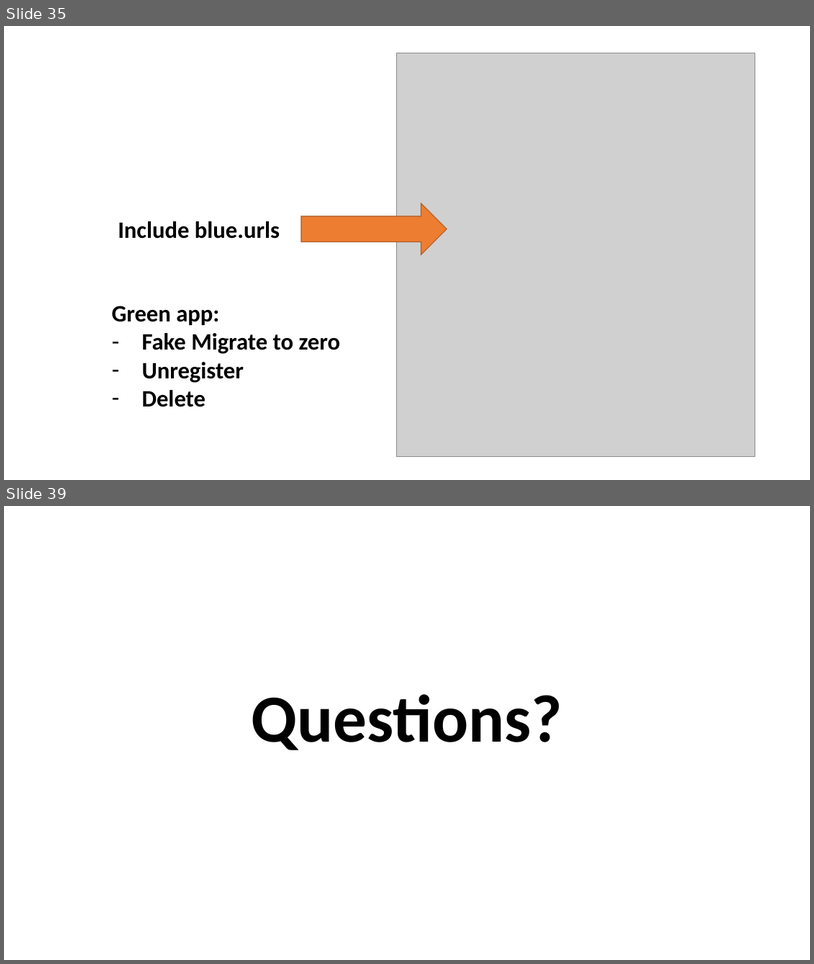
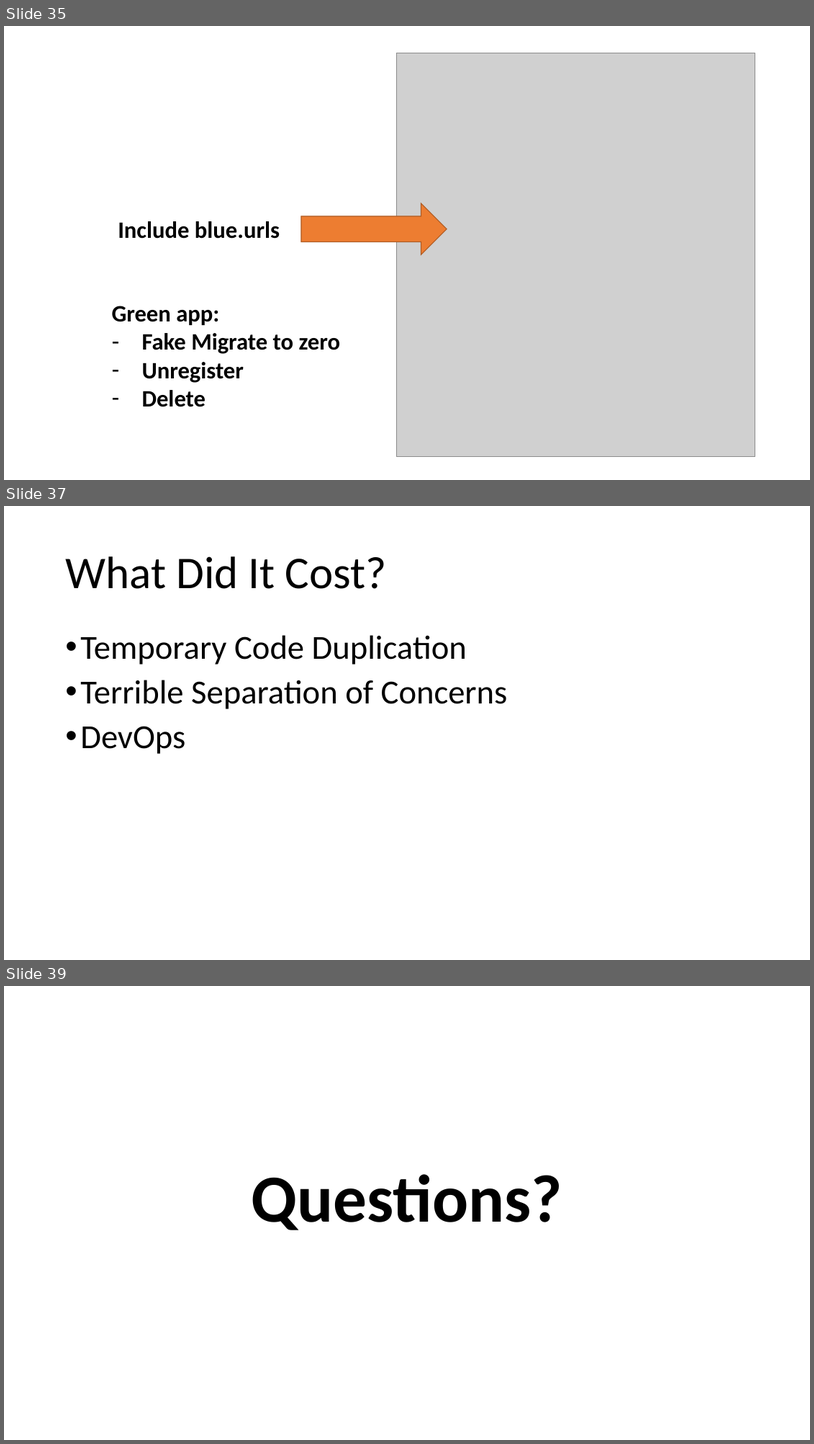
Before and after one commit to yotammanor/bluegreenbooks, a slide deck: PyWebIL - App Based Blue Green Migrations With Django.pptx. Shown one above the other, each under a label of ours: slides 35 and 39 before the commit, slides 35, 37 and 39 after it; the slides between them are not shown. The pictures are 814x964 and 814x1444 pixels, drawn with LibreOffice and Linux fonts; fonts in the diff are those of the drawing; grey boxes stand for pictures. Boxes give left, top, right and bottom in pixels: in the first picture for what was removed or moved away, otherwise in the second. Text is boxed around its words. In the diff, an @@ line names an element or a change of style, - is before the commit and + after.

```diff
--- a/PyWebIL - App Based Blue Green Migrations With Django.pptx
+++ b/PyWebIL - App Based Blue Green Migrations With Django.pptx
@@ slide 37 added at [4,506,810,960], background #FFFFFF @@
@@ title added at [65,556,387,589], 54 pt, text #000000 @@
+What Did It Cost?
@@ text added at [80,635,508,754], 40 pt, text #000000 @@
+• Temporary Code Duplication
+• Terrible Separation of Concerns
+• DevOps
```
Also in this commit, not shown: 4 slides changed.
